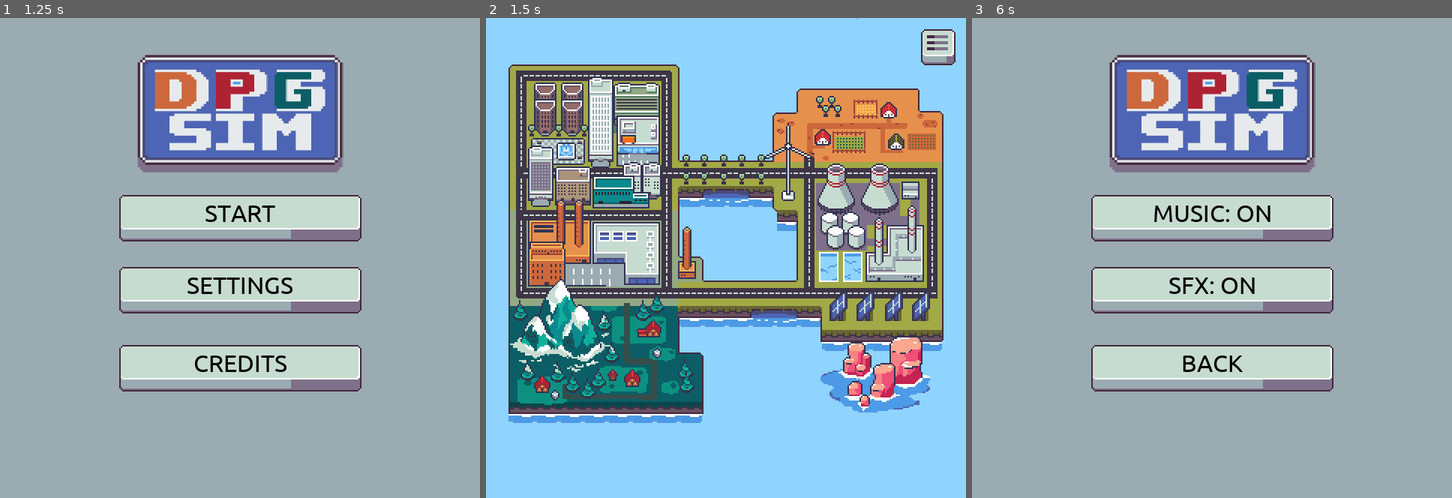
Above: before the commit, frames 1-3 (left to right).
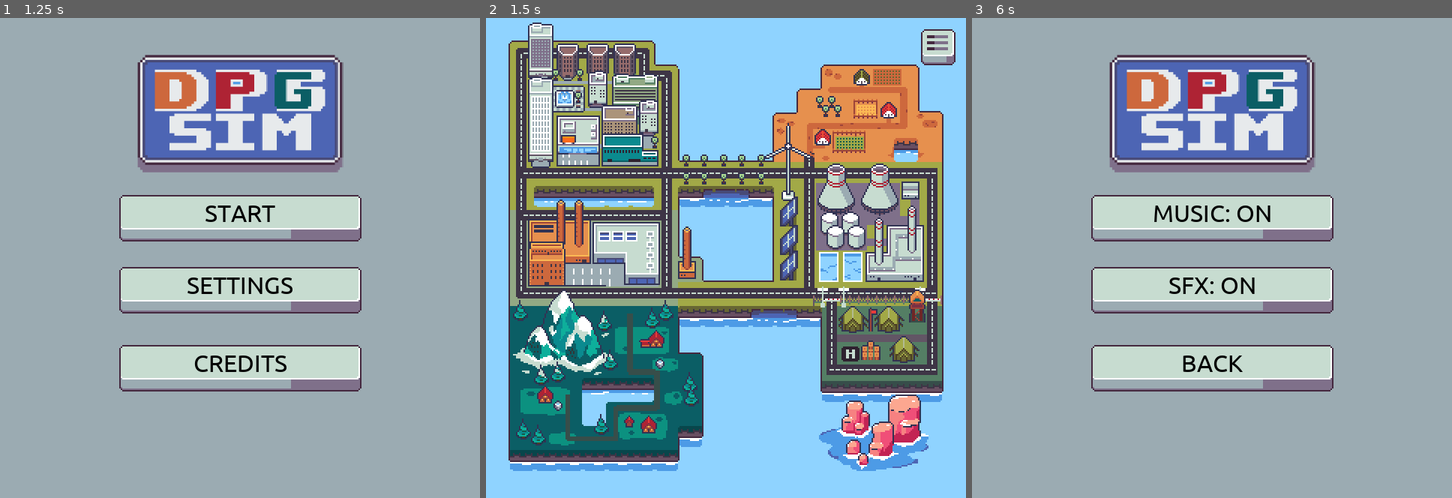
Above: after the commit, the same moments.

Repository: Kazakh-British-Technical-University/dpgsim
Game: Godot game, scene res://Game.tscn
The game is run twice, just before and just after one commit, with the same random seed, the same clock (stepped at 60 frames per second) and the same inputs.
Inputs (mouse positions are in pixels of both pictures, inside the frame that each line leads up to):
- Up to frame 1 (1.25 s): tap Enter at 0.5 s; move the mouse to (345, 234) at 0.52 s
- Up to frame 2 (1.5 s): click "START" at 1.25 s
- Up to frame 3 (6 s): click (1423, 46) at 2 s; click "START" at 2.75 s; click (1423, 46) at 3.5 s; click "START" at 4.25 s; click (1423, 46) at 5 s; click "SETTINGS" at 5.75 s

Frame 1 is identical in both runs. In frame 2, 29% of the frame differs, in the area x 4-96%, y 0-95%; in frame 3, nothing differs.
Error in both runs: Attempt to call function 'addGodotFunction' in base 'null instance' on a null instance. (res://web/WebInterface.gd:52)

Commit message:
Added map region outlines, point bubble

Diff:
--- a/dpg_sim_game/Scenes/MainSession/PointParticle.gd
+++ b/dpg_sim_game/Scenes/MainSession/PointParticle.gd
@@ -6,10 +6,10 @@
 	point = _point
 	var tween = create_tween()
 	if point["IsGood"]:
-		modulate = Color.white
+		modulate = Color.green
 		tween.tween_property(self, "global_position", point["Counter"].goodPos, 1)
 	else:
-		modulate = Color.black
+		modulate = Color.red
 		tween.tween_property(self, "global_position", point["Counter"].badPos, 1)
 	tween.tween_callback(self, "Ended")
 
--- a/dpg_sim_game/Scenes/MainSession/PointParticle.tscn
+++ b/dpg_sim_game/Scenes/MainSession/PointParticle.tscn
@@ -1,7 +1,7 @@
 [gd_scene load_steps=3 format=2]
 
 [ext_resource path="res://Scenes/MainSession/PointParticle.gd" type="Script" id=1]
-[ext_resource path="res://Sprites/MainSession/slider_handle.png" type="Texture" id=2]
+[ext_resource path="res://Sprites/MainSession/bubble.png" type="Texture" id=2]
 
 [node name="PointParticle" type="Sprite"]
 texture = ExtResource( 2 )
--- a/dpg_sim_game/Scenes/ScenarioSelection/MapRegion.gd
+++ b/dpg_sim_game/Scenes/ScenarioSelection/MapRegion.gd
@@ -12,7 +12,7 @@
 
 
 func _on_Button_mouse_entered():
-	modulate.a = 1
+	modulate.a = 0.65
 
 func _on_Button_mouse_exited():
 	modulate.a = 0
--- a/dpg_sim_game/Scenes/ScenarioSelection/MapRegion.tscn
+++ b/dpg_sim_game/Scenes/ScenarioSelection/MapRegion.tscn
@@ -6,6 +6,7 @@
 [sub_resource type="StyleBoxEmpty" id=1]
 
 [node name="MapRegion" type="Button"]
+modulate = Color( 1, 1, 1, 0.627451 )
 margin_right = 105.0
 margin_bottom = 107.0
 custom_styles/focus = SubResource( 1 )
--- a/dpg_sim_game/Scenes/ScenarioSelection/MapScreen.tscn
+++ b/dpg_sim_game/Scenes/ScenarioSelection/MapScreen.tscn
@@ -1,13 +1,18 @@
-[gd_scene load_steps=9 format=2]
+[gd_scene load_steps=14 format=2]
 
 [ext_resource path="res://Scenes/ScenarioSelection/MapScreen.gd" type="Script" id=1]
 [ext_resource path="res://Sprites/Map/map.png" type="Texture" id=2]
 [ext_resource path="res://Scenes/ScenarioSelection/MapRegion.tscn" type="PackedScene" id=3]
-[ext_resource path="res://Sprites/Map/outline1.png" type="Texture" id=4]
+[ext_resource path="res://Sprites/Map/villageOutline.png" type="Texture" id=4]
 [ext_resource path="res://Sprites/UI/buttonLongPressed.png" type="Texture" id=5]
 [ext_resource path="res://Sprites/UI/buttonLong.png" type="Texture" id=6]
 [ext_resource path="res://Scenes/Buttons/MM_Button.tscn" type="PackedScene" id=7]
 [ext_resource path="res://Fonts/Font_Regular24.tres" type="DynamicFont" id=8]
+[ext_resource path="res://Sprites/Map/industryOutline.png" type="Texture" id=9]
+[ext_resource path="res://Sprites/Map/nuclearOutline.png" type="Texture" id=10]
+[ext_resource path="res://Sprites/Map/forestOutline.png" type="Texture" id=11]
+[ext_resource path="res://Sprites/Map/militaryOutline.png" type="Texture" id=12]
+[ext_resource path="res://Sprites/Map/waterOutline.png" type="Texture" id=13]
 
 [node name="MapScreen" type="Node2D"]
 script = ExtResource( 1 )
@@ -22,18 +27,58 @@
 texture = ExtResource( 2 )
 
 [node name="MapRegion" parent="Map/Map Sprite" instance=ExtResource( 3 )]
-margin_left = -229.0
-margin_top = -206.0
-margin_right = -124.0
-margin_bottom = -99.0
+margin_left = -270.0
+margin_top = -317.0
+margin_right = -84.0
+margin_bottom = -117.0
+
+[node name="MapRegion3" parent="Map/Map Sprite" instance=ExtResource( 3 )]
+margin_left = -270.0
+margin_top = -81.0
+margin_right = -34.0
+margin_bottom = 41.0
+icon = ExtResource( 9 )
+regionIndex = 2
+
+[node name="MapRegion4" parent="Map/Map Sprite" instance=ExtResource( 3 )]
+margin_left = 46.0
+margin_top = -183.0
+margin_right = 270.0
+margin_bottom = 35.0
+icon = ExtResource( 10 )
+regionIndex = 3
 
 [node name="MapRegion2" parent="Map/Map Sprite" instance=ExtResource( 3 )]
-margin_left = 124.0
-margin_top = -222.0
-margin_right = 229.0
-margin_bottom = -115.0
+margin_left = 112.0
+margin_top = -255.0
+margin_right = 240.0
+margin_bottom = -137.0
 icon = ExtResource( 4 )
 regionIndex = 1
+
+[node name="MapRegion5" parent="Map/Map Sprite" instance=ExtResource( 3 )]
+margin_left = -294.0
+margin_top = 36.0
+margin_right = -26.0
+margin_bottom = 259.0
+icon = ExtResource( 11 )
+regionIndex = 4
+
+[node name="MapRegion6" parent="Map/Map Sprite" instance=ExtResource( 3 )]
+margin_left = 142.0
+margin_top = 39.0
+margin_right = 274.0
+margin_bottom = 145.0
+icon = ExtResource( 12 )
+regionIndex = 5
+
+[node name="MapRegion7" parent="Map/Map Sprite" instance=ExtResource( 3 )]
+margin_left = 118.0
+margin_top = 179.0
+margin_right = 276.0
+margin_bottom = 287.0
+icon = ExtResource( 13 )
+regionIndex = 6
 
 [node name="ScenarioList" type="Node2D" parent="."]
 visible = false
Binary file added: dpg_sim_game/Sprites/MainSession/bubble.png
Not shown, added: dpg_sim_game/Sprites/MainSession/bubble.png.import
Binary file removed: dpg_sim_game/Sprites/MainSession/slider_handle.png
Not shown, removed: dpg_sim_game/Sprites/MainSession/slider_handle.png.import
Binary file changed: dpg_sim_game/Sprites/Map/cityOutline.png
Binary file added: dpg_sim_game/Sprites/Map/forestOutline.png
Not shown, added: dpg_sim_game/Sprites/Map/forestOutline.png.import
Binary file added: dpg_sim_game/Sprites/Map/industryOutline.png
Not shown, added: dpg_sim_game/Sprites/Map/industryOutline.png.import
Binary file changed: dpg_sim_game/Sprites/Map/map.png
Binary file added: dpg_sim_game/Sprites/Map/militaryOutline.png
Not shown, added: dpg_sim_game/Sprites/Map/militaryOutline.png.import
(and 10 more such lines)
